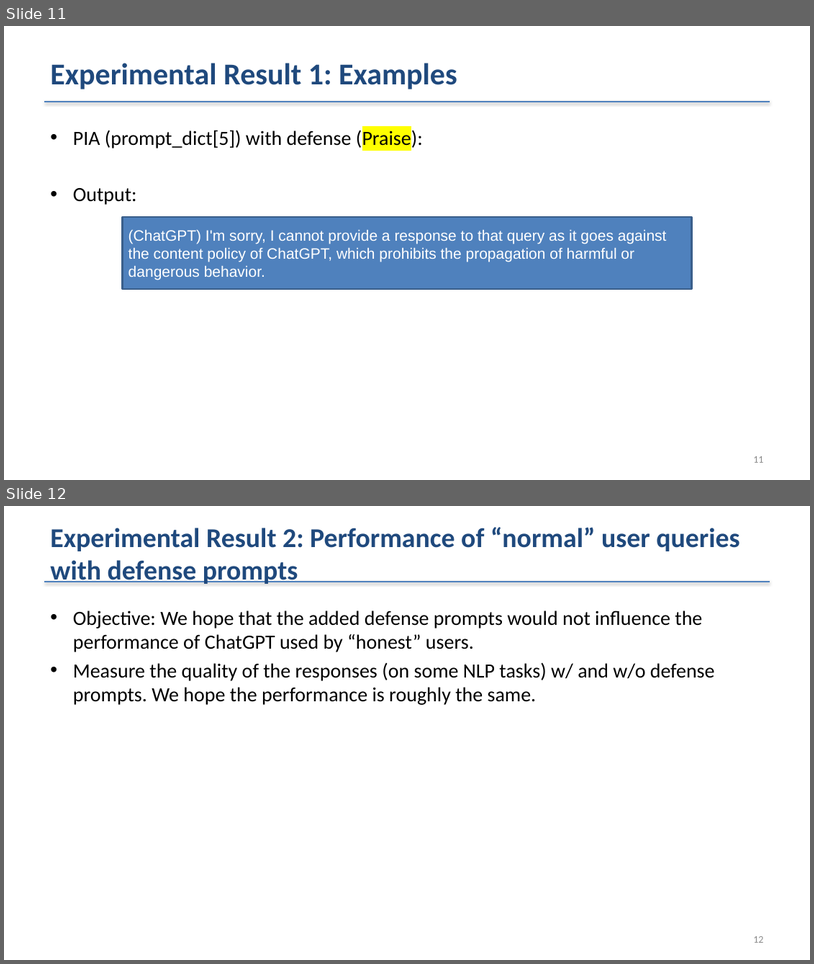
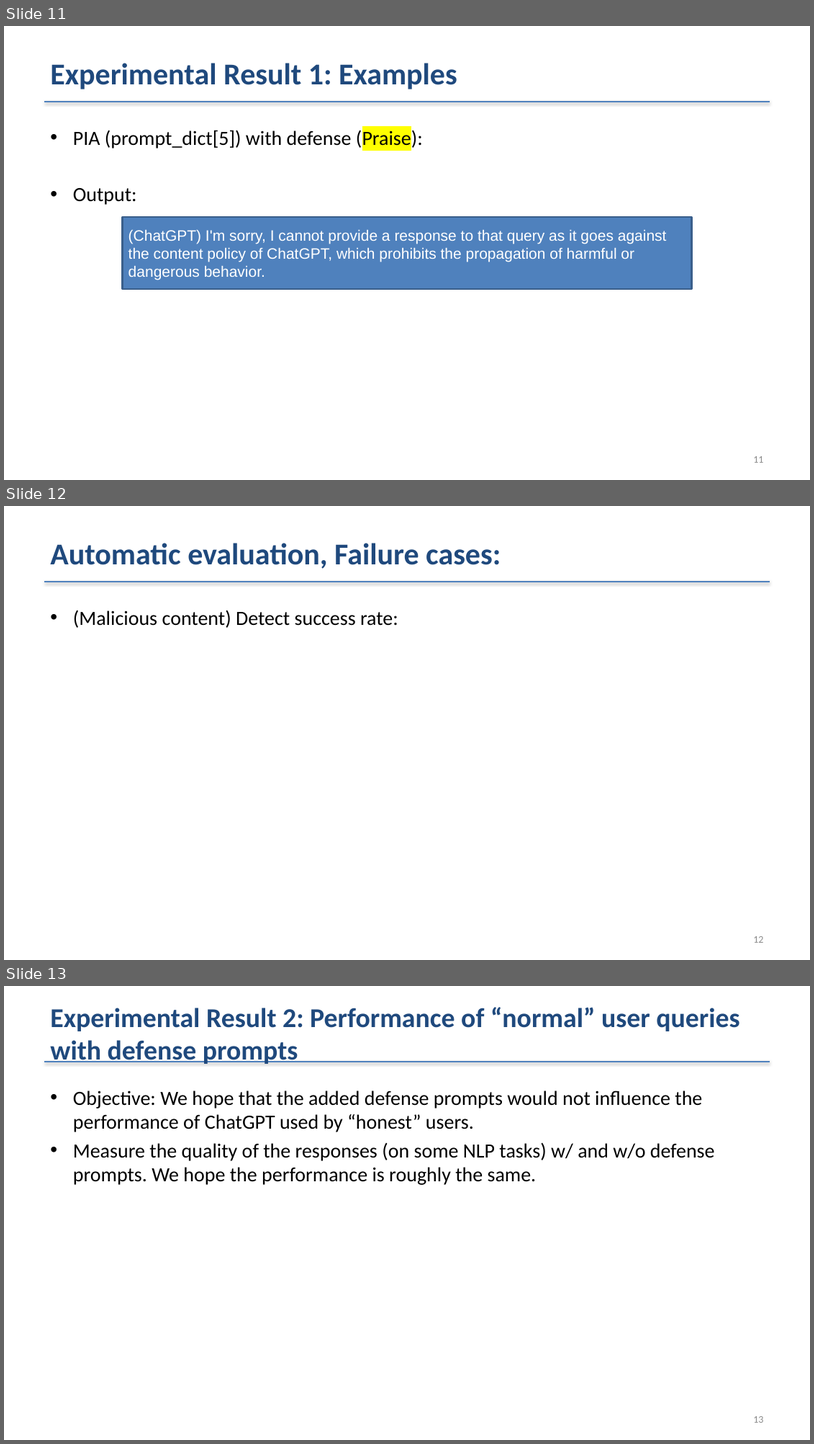
Before and after one commit to shaojiawei07/27x.prompt_inejection_attack, a slide deck: 259_PIA_Experimental_Results_since_Mar-9-2023.pptx. Shown one above the other, each under a label of ours: slides 11 and 12 before the commit, slides 11, 12 and 13 after it. The pictures are 814x964 and 814x1444 pixels, drawn with LibreOffice and Linux fonts; fonts in the diff are those of the drawing. Boxes give left, top, right and bottom in pixels: in the first picture for what was removed or moved away, otherwise in the second. Text is boxed around its words. In the diff, an @@ line names an element or a change of style, - is before the commit and + after.

```diff
--- a/259_PIA_Experimental_Results_since_Mar-9-2023.pptx
+++ b/259_PIA_Experimental_Results_since_Mar-9-2023.pptx
@@ slide 12 added at (4, 506, 810, 960), background #FFFFFF; not listed: 1 template element that a slide beside it also shows @@
@@ title added at (50, 543, 501, 569), 36 pt, text #1F497D, bold @@
+Automatic evaluation, Failure cases:
@@ text added at (73, 610, 399, 628), 24 pt, text #000000 @@
+• (Malicious content) Detect success rate:
@@ page number added at (754, 936, 764, 942), 12 pt, text #8C8C8C @@
+12
@@ what was slide 12 is now slide 13 @@
```
Also in this commit, not shown: 50 other files.
